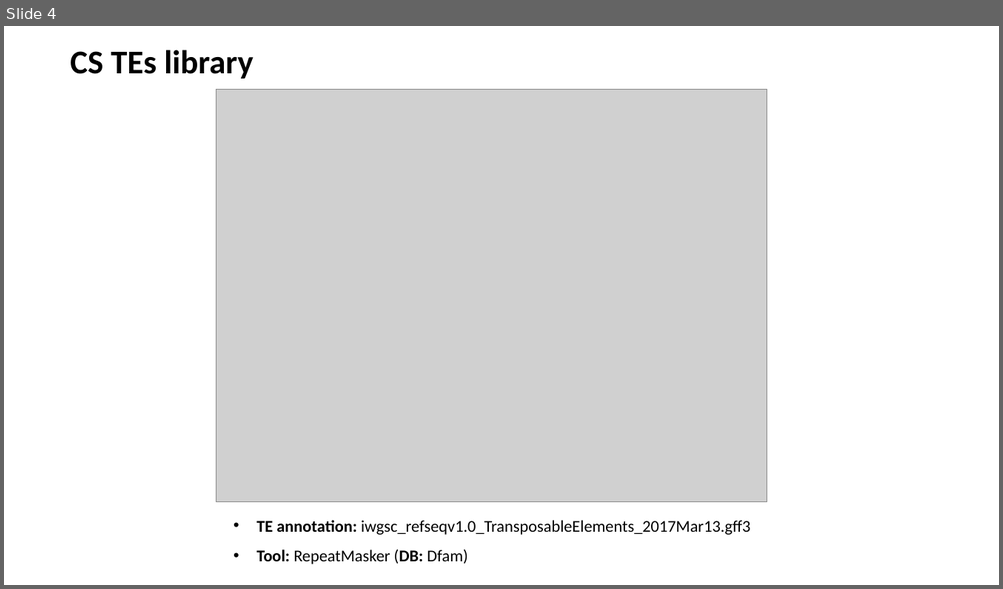
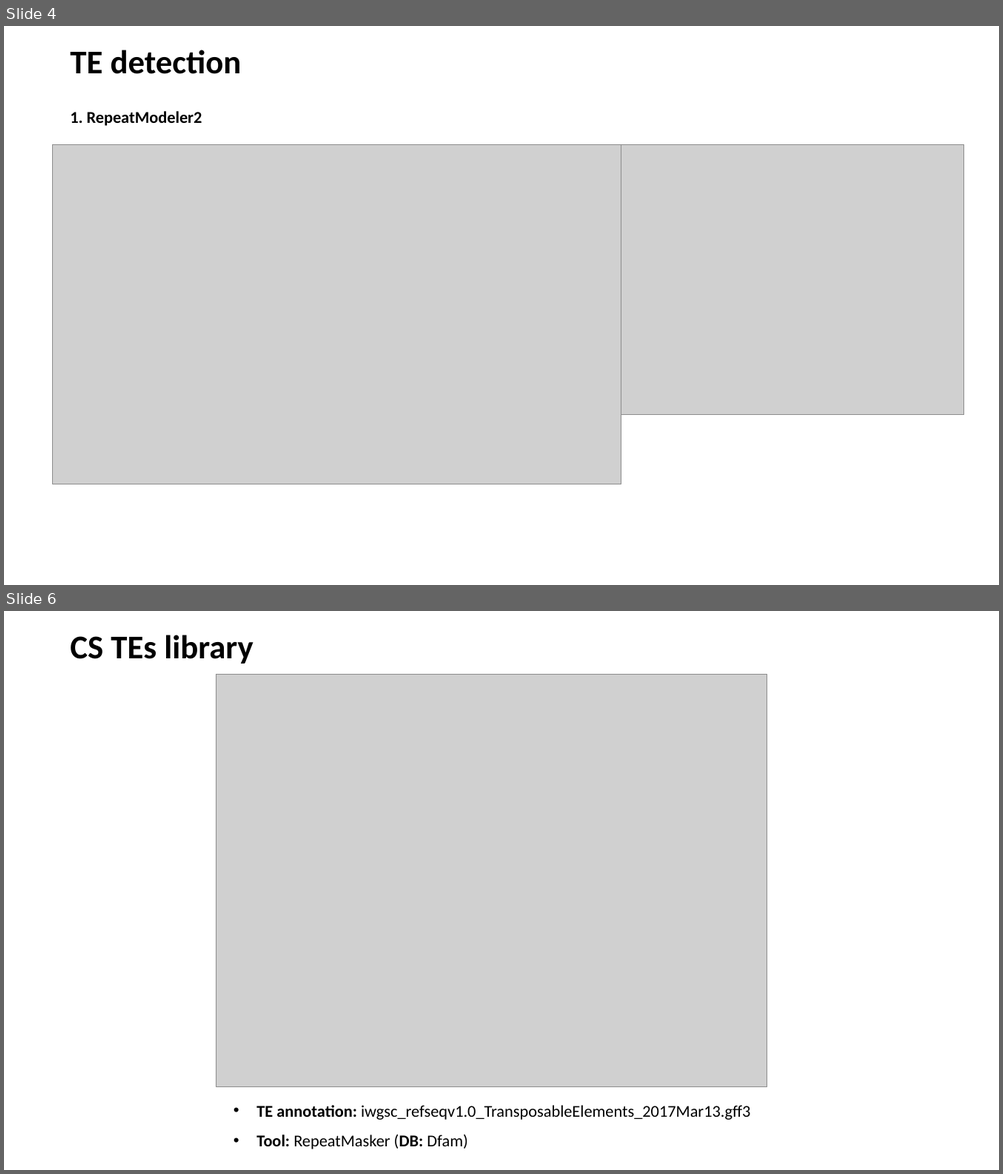
Before and after one commit to SirLearning/GeneticsNotes, a slide deck: undergraduate/Presentation.pptx. Shown one above the other, each under a label of ours: slide 4 before the commit, slides 4 and 6 after it; the slides between them are not shown. The pictures are 1003x589 and 1003x1174 pixels, drawn with LibreOffice and Linux fonts; fonts in the diff are those of the drawing; grey boxes stand for pictures. Boxes give left, top, right and bottom in pixels: in the first picture for what was removed or moved away, otherwise in the second. Text is boxed around its words. In the diff, an @@ line names an element or a change of style, - is before the commit and + after.

```diff
--- a/undergraduate/Presentation.pptx
+++ b/undergraduate/Presentation.pptx
@@ slide 4 added at [4,26,999,585], background #FFFFFF @@
@@ title added at [70,50,242,74], 32 pt, text #000000, bold @@
+TE detection
@@ text added at [70,111,202,126], 16 pt, text #000000, bold @@
+1. RepeatModeler2
@@ picture added at [53,144,620,485] @@
@@ picture added at [621,144,965,414] @@
@@ what was slide 4 is now slide 6 @@
```
Also in this commit, not shown: 2 slides changed, 2 other slides added, 3 slides removed, 3 other files.
